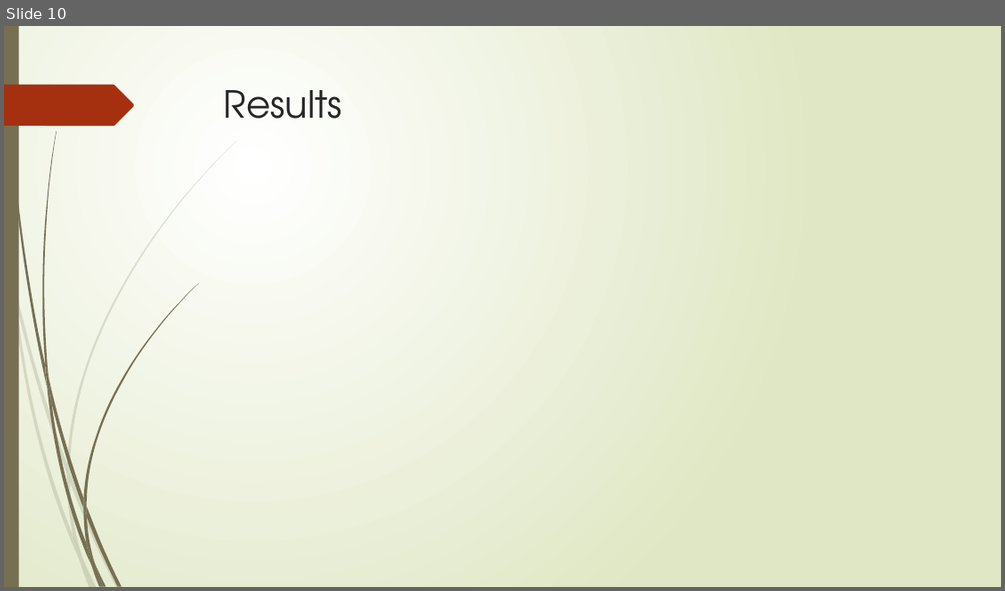
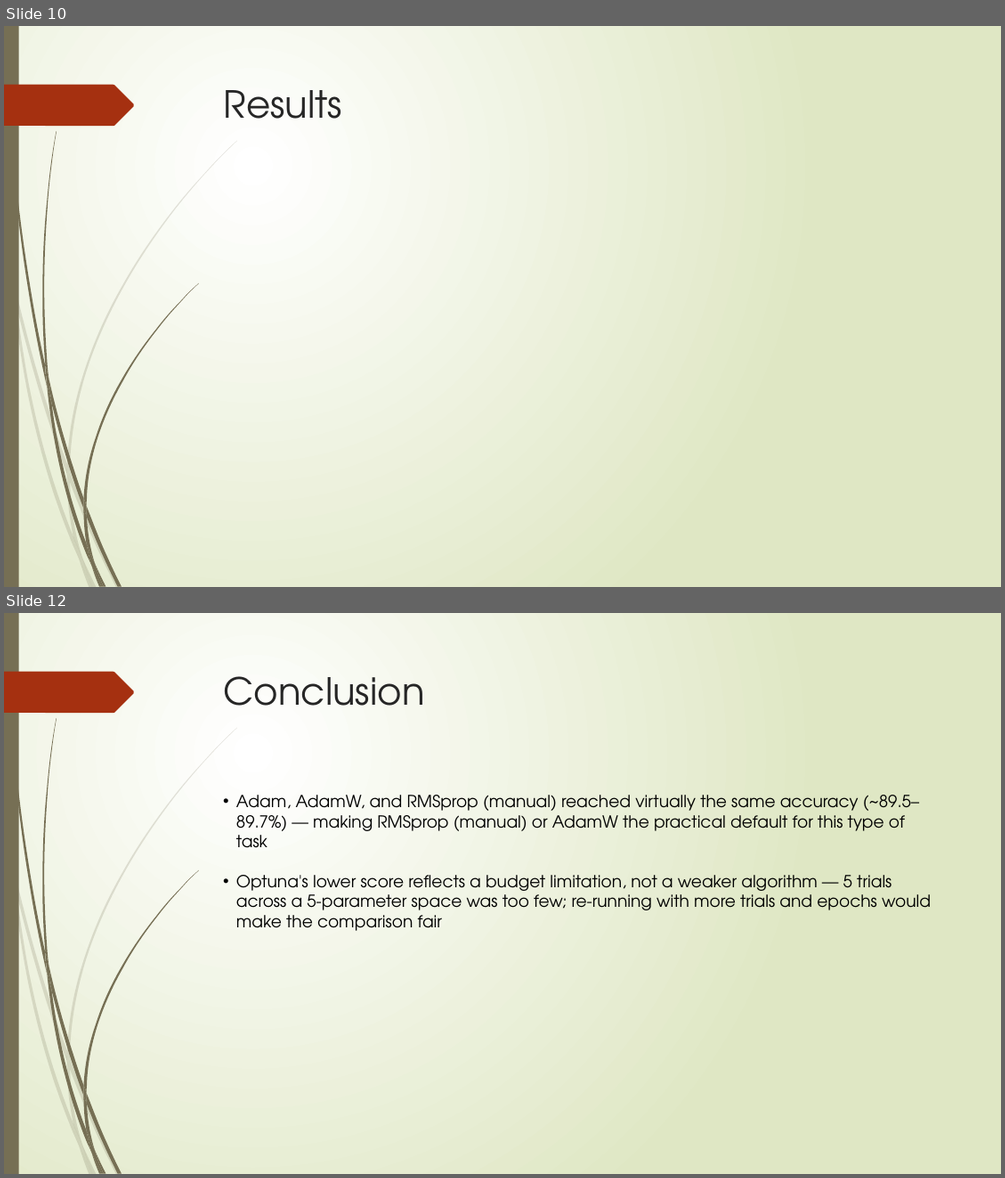
Before and after one commit to yaofu-yang/aigc-5500-midterm-project, a slide deck: slides/midterm-slides.pptx. Shown one above the other, each under a label of ours: slide 10 before the commit, slides 10 and 12 after it; the slides between them are not shown. The pictures are 1005x591 and 1005x1178 pixels, drawn with LibreOffice and Linux fonts; fonts in the diff are those of the drawing. Boxes give left, top, right and bottom in pixels: in the first picture for what was removed or moved away, otherwise in the second. Text is boxed around its words. In the diff, an @@ line names an element or a change of style, - is before the commit and + after.

Commit message:
Adds Presentation Slides for Andy
Adds presentation slides for the introduction, Dataset, Model Architecture,
Limitations and Next Steps, References, and Questions.

```diff
--- a/slides/midterm-slides.pptx
+++ b/slides/midterm-slides.pptx
@@ slide 12 added at [4,613,1001,1174], background gradient #FFFFFF to #DFE8C4; not listed: 24 template elements that a slide beside it also shows @@
@@ title added at [224,676,425,706], 36 pt, text #262626 @@
+Conclusion
@@ text added at [236,795,930,931], 16 pt, text #000000 @@
+• Adam, AdamW, and RMSprop (manual) reached virtually the same accuracy (~89.5–89.7%) — making RMSprop (manual) or AdamW the practical default for this type of task
+• Optuna's lower score reflects a budget limitation, not a weaker algorithm — 5 trials across a 5-parameter space was too few; re-running with more trials and epochs would make the comparison fair
```
Also in this commit, not shown: 2 slides changed, 5 other slides added, 5 slides removed, 1 other file.
